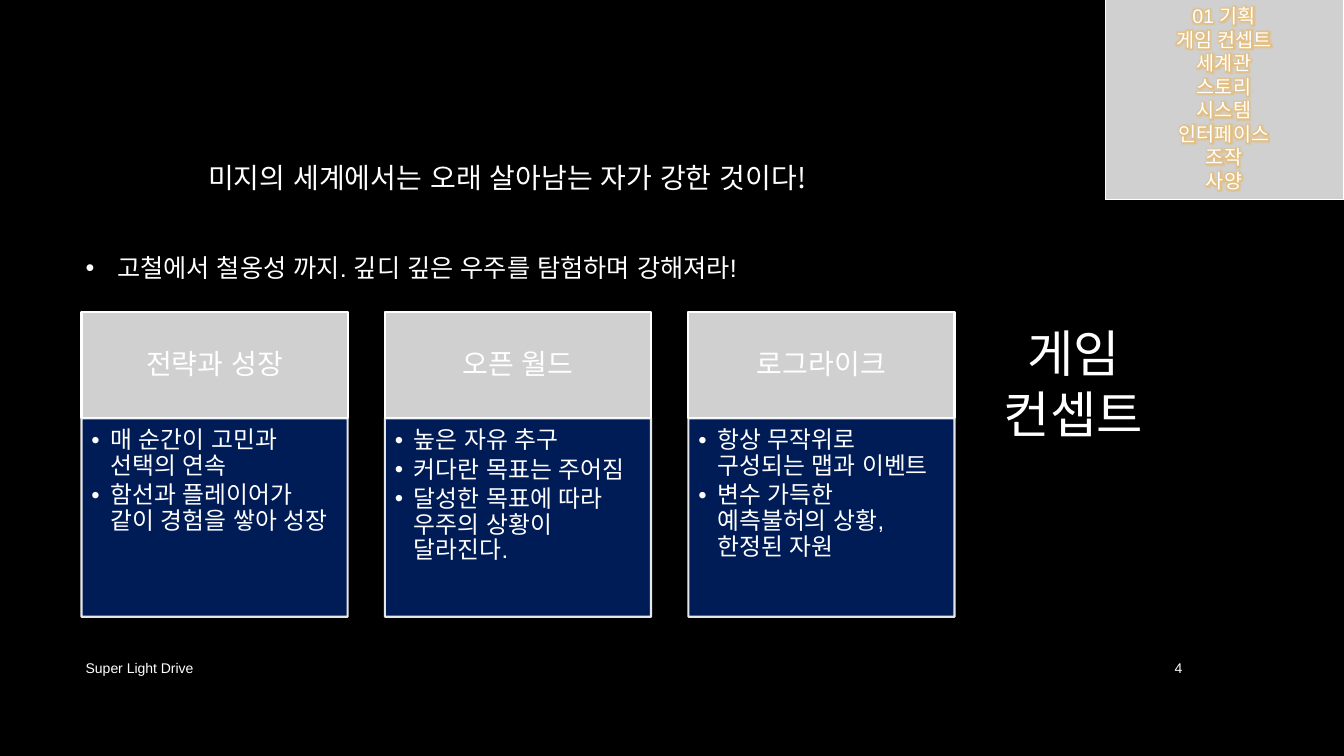
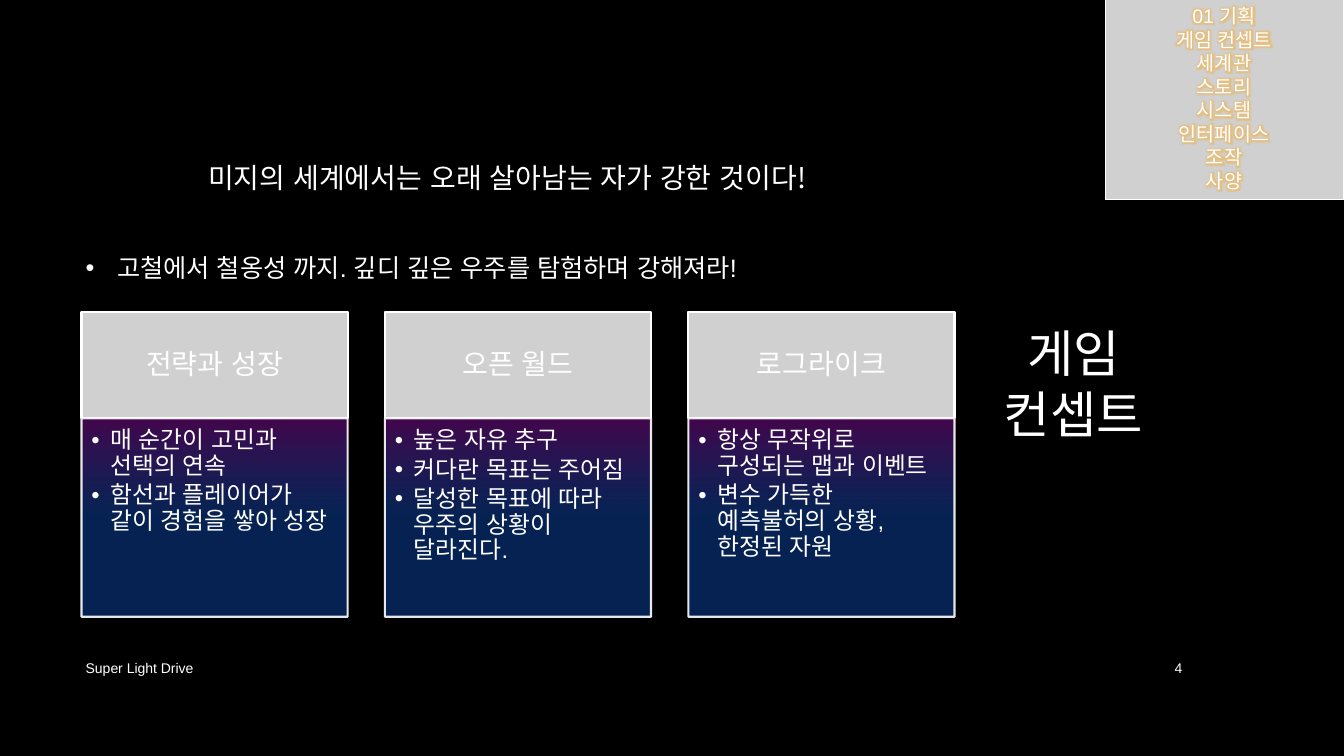
Before and after one commit to iconstudio/2017-Platformer, a slide deck: slide 4 of slides/SuperLightDrive_20171228.pptx. Drawn at 1344x756 pixels with LibreOffice and Linux fonts; fonts in the diff are those of the drawing; grey boxes stand for pictures; background and template pictures are left out. Boxes give left, top, right and bottom in pixels: in the first picture for what was removed or moved away, otherwise in the second. Text is boxed around its words. In the diff, an @@ line names an element or a change of style, - is before the commit and + after.

```diff
--- a/slides/SuperLightDrive_20171228.pptx
+++ b/slides/SuperLightDrive_20171228.pptx
@@ bullet •• to • in 3 elements at bbox=[110, 428, 328, 531], bbox=[414, 428, 625, 560], bbox=[717, 428, 928, 557] @@
@@ fill #002060 at 90% opacity to gradient #44074C to #0C3277 in 3 elements at bbox=[82, 418, 348, 617], bbox=[385, 418, 651, 617], bbox=[689, 418, 955, 617] @@
```
Also in this commit, not shown: 2 other slides changed, 6 other files.
